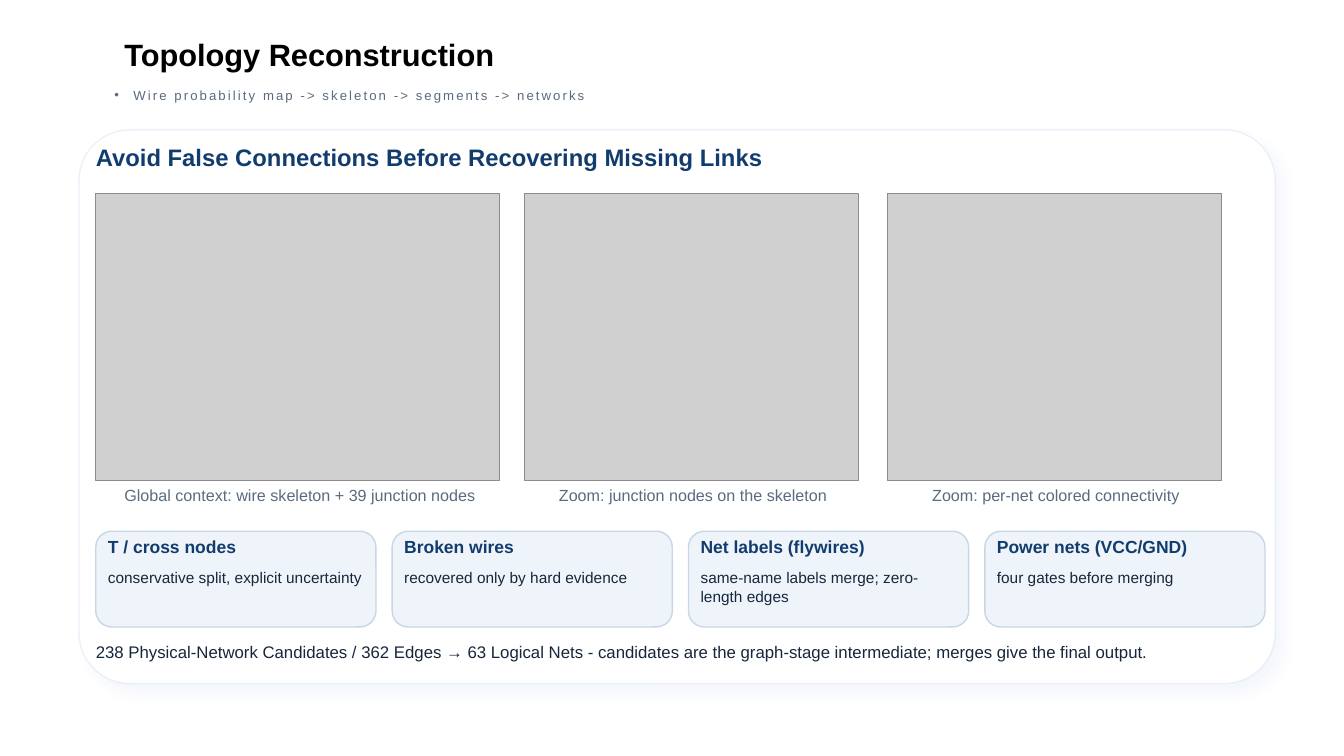
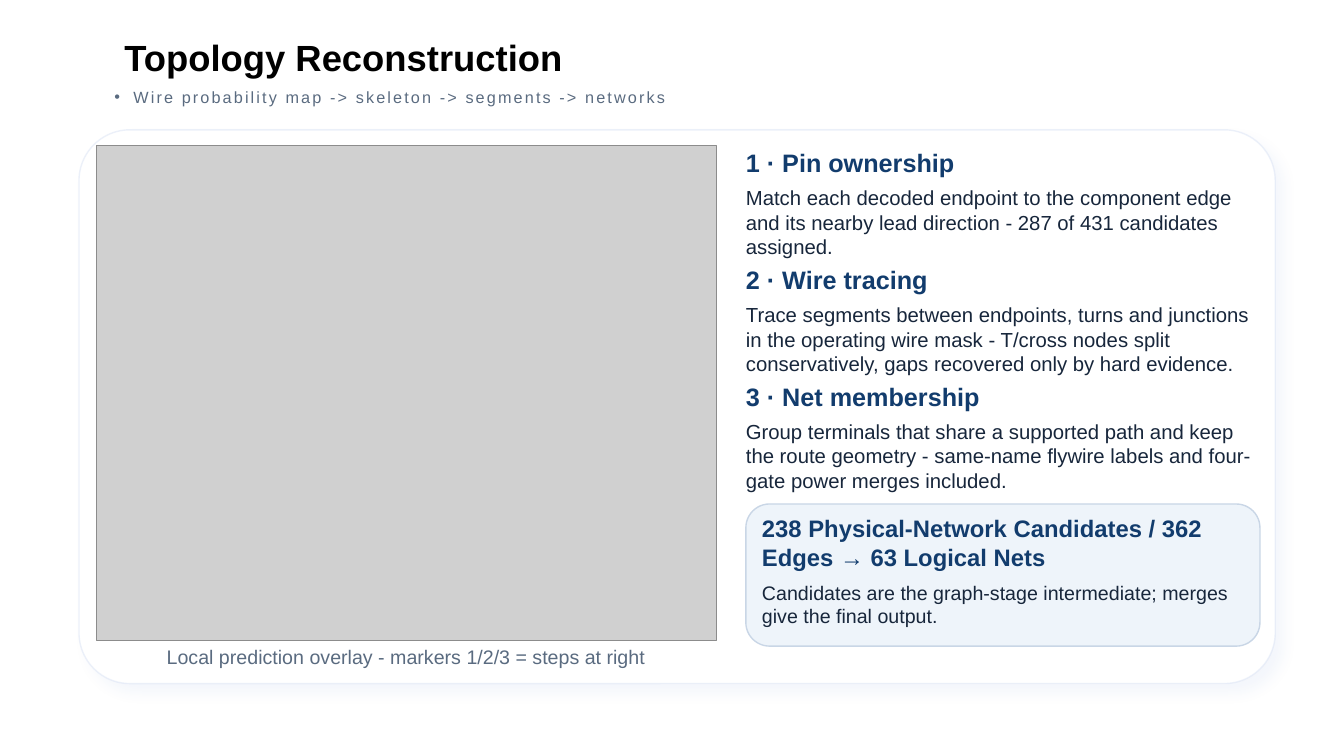
Before and after one commit to zc-cc1/pcb-schematic-parser, a slide deck: slide 6 of docs/eda_final_defense/slides/EDA精英挑战赛_决赛答辩_官方模板版.pptx. Drawn at 1344x756 pixels with LibreOffice and Linux fonts; fonts in the diff are those of the drawing; grey boxes stand for pictures; background and template pictures are left out. Boxes give left, top, right and bottom in pixels: in the first picture for what was removed or moved away, otherwise in the second. Text is boxed around its words. In the diff, an @@ line names an element or a change of style, - is before the commit and + after.

```diff
--- a/docs/eda_final_defense/slides/EDA精英挑战赛_决赛答辩_官方模板版.pptx
+++ b/docs/eda_final_defense/slides/EDA精英挑战赛_决赛答辩_官方模板版.pptx
@@ text "Topology Reconstruction" at (124,44,562,79): size 22 to 26 pt @@
@@ text "Wire probability map -> skeleton ..." at (133,91,665,107): size 9.4 to 11.6 pt @@
@@ text removed at (96,148,762,171) @@
-Avoid False Connections Before Recovering Missing Links
@@ picture added at (97,145,717,640) @@
@@ text added at (746,153,954,178), 18 pt, text #123C6D, bold @@
+1 · Pin ownership
@@ picture removed at (96,194,500,481) @@
@@ picture removed at (524,194,859,481) @@
@@ text added at (746,190,1231,259), 14.5 pt, text #17263B @@
+Match each decoded endpoint to the component edge and its nearby lead direction - 287 of 431 candidates assigned.
@@ picture removed at (887,194,1222,481) @@
@@ text added at (746,270,928,294), 18 pt, text #123C6D, bold @@
+2 · Wire tracing
@@ text added at (746,307,1248,376), 14.5 pt, text #17263B @@
+Trace segments between endpoints, turns and junctions in the operating wire mask - T/cross nodes split conservatively, gaps recovered only by hard evidence.
@@ text at (746,387,980,411): text changed; size 11.5 to 18 pt; text colour #5A6B80 to #123C6D; bold on @@
-Zoom: per-net colored connectivity
+3 · Net membership
@@ text added at (746,424,1251,493), 14.5 pt, text #17263B @@
+Group terminals that share a supported path and keep the route geometry - same-name flywire labels and four-gate power merges included.
@@ text removed at (124,489,475,505) @@
-Global context: wire skeleton + 39 junction nodes
@@ text removed at (559,489,827,505) @@
-Zoom: junction nodes on the skeleton
@@ rounded rectangle: place and size @@
-rounded rectangle at (985,531,1265,627)
+rounded rectangle at (746,504,1260,646)
@@ rounded rectangle removed at (96,531,376,627) @@
@@ rounded rectangle removed at (392,531,673,627) @@
@@ rounded rectangle removed at (689,531,969,627) @@
@@ text added at (762,519,1202,571), 17 pt, text #123C6D, bold @@
+238 Physical-Network Candidates / 362 Edges → 63 Logical Nets
@@ text removed at (108,540,236,553) @@
-T / cross nodes
@@ text removed at (404,540,514,553) @@
-Broken wires
@@ text removed at (701,540,865,557) @@
-Net labels (flywires)
@@ text removed at (997,540,1187,557) @@
-Power nets (VCC/GND)
@@ text removed at (108,572,361,587) @@
-conservative split, explicit uncertainty
@@ text removed at (404,572,627,586) @@
-recovered only by hard evidence
@@ text removed at (701,572,918,605) @@
-same-name labels merge; zero-length edges
@@ text at (762,585,1227,627): text changed; size 12 to 14 pt @@
-238 Physical-Network Candidates / 362 Edges → 63 Logical Nets - candidates are the graph-stage intermediate; merges give the final output.
+Candidates are the graph-stage intermediate; merges give the final output.
@@ text removed at (997,572,1174,586) @@
-four gates before merging
@@ text added at (167,650,645,668), 14 pt, text #5A6B80 @@
+Local prediction overlay - markers 1/2/3 = steps at right
```
Also in this commit, not shown: 14 other slides changed, 37 other files.
